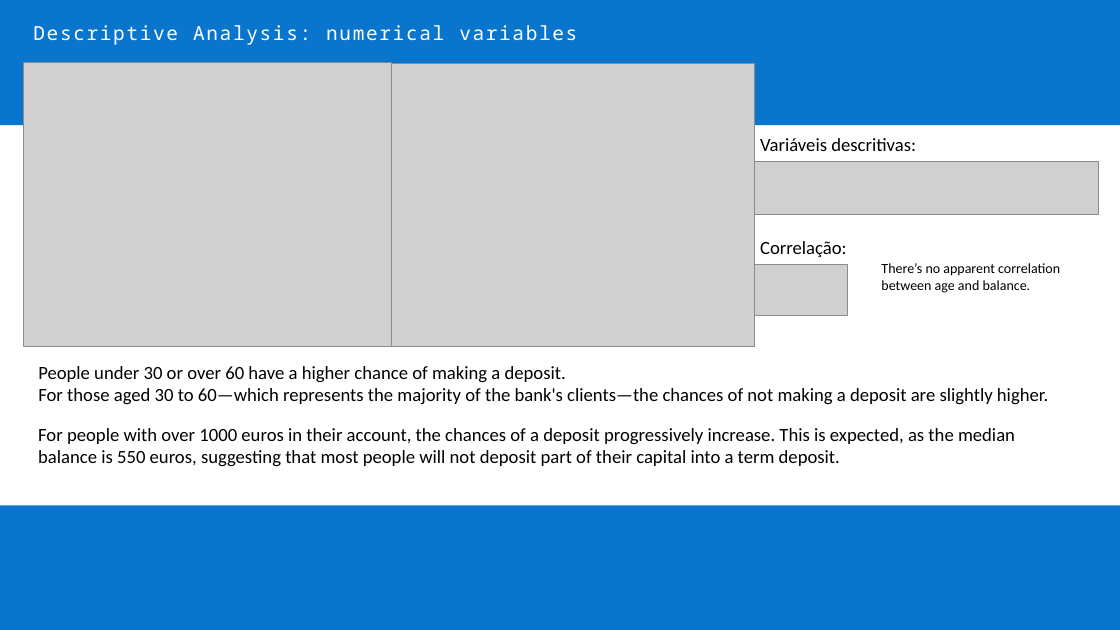
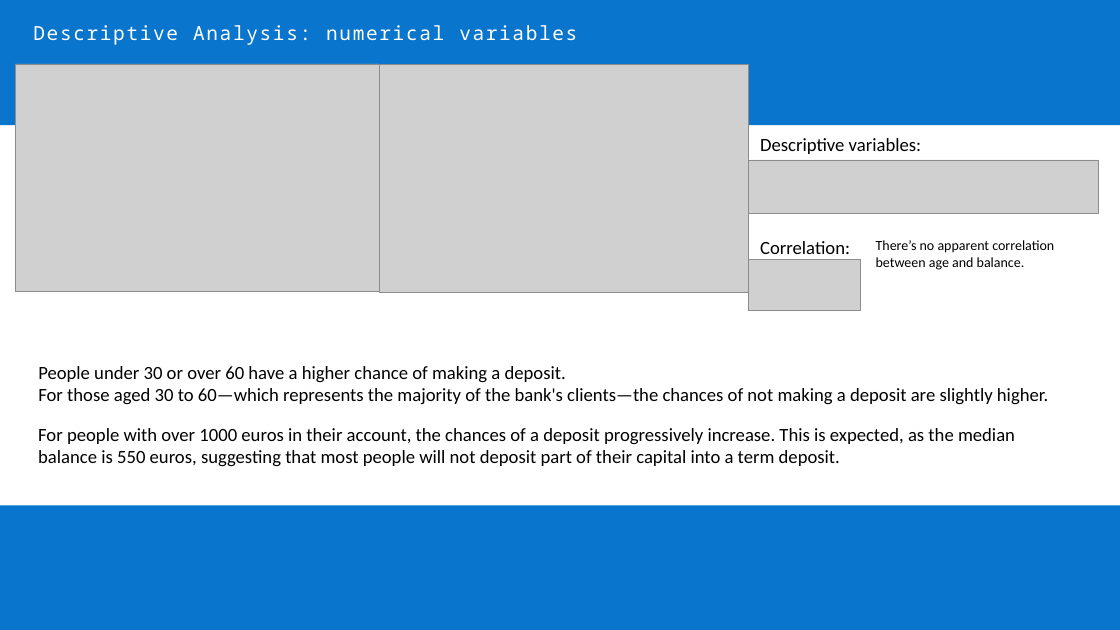
Before and after one commit to lippo1/bank-marketing-analysis, a slide deck: slide 5 of files en-us/presentation-en-us.pptx. Drawn at 1120x630 pixels with LibreOffice and Linux fonts; fonts in the diff are those of the drawing; grey boxes stand for pictures. Boxes give left, top, right and bottom in pixels: in the first picture for what was removed or moved away, otherwise in the second. Text is boxed around its words. In the diff, an @@ line names an element or a change of style, - is before the commit and + after.

```diff
--- a/files en-us/presentation-en-us.pptx
+++ b/files en-us/presentation-en-us.pptx
@@ picture: place and size @@
-picture at bbox=[24, 63, 392, 347]
+picture at bbox=[16, 64, 380, 292]
@@ picture: place and size @@
-picture at bbox=[391, 63, 754, 346]
+picture at bbox=[379, 65, 748, 293]
@@ text at bbox=[760, 138, 921, 154]: text changed @@
-Variáveis descritivas:
+Descriptive variables:
@@ picture: place and size @@
-picture at bbox=[755, 161, 1099, 214]
+picture at bbox=[748, 160, 1098, 213]
@@ text "There’s no apparent correlation between ...": place and size @@
-text "There’s no apparent correlation between ..." at bbox=[881, 263, 1060, 293]
+text "There’s no apparent correlation between ..." at bbox=[876, 240, 1054, 270]
@@ picture: place and size @@
-picture at bbox=[755, 264, 848, 316]
+picture at bbox=[748, 260, 860, 311]
@@ text at bbox=[760, 241, 850, 254]: text changed @@
-Correlação:
+Correlation:
```
Also in this commit, not shown: 2 other slides changed, 6 slides added, 6 slides removed.
